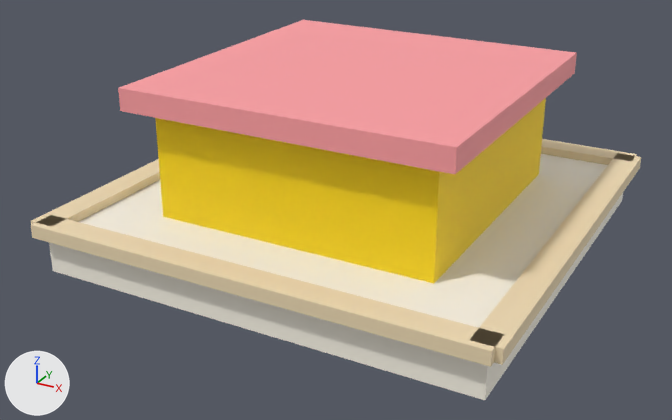
Two versions of the glTF model public/models/city.start_station.glb, one commit apart.
One viewpoint serves both versions: a camera (50 mm lens) standing at (1.84, -3.59, 1.89) and looking at (-0.05, -0.15, 0.16). Arrows for +X, +Y and +Z are at lower left; the lights stay in place. The first picture is the older version.

Objects in the first picture: 'city.start_station'.
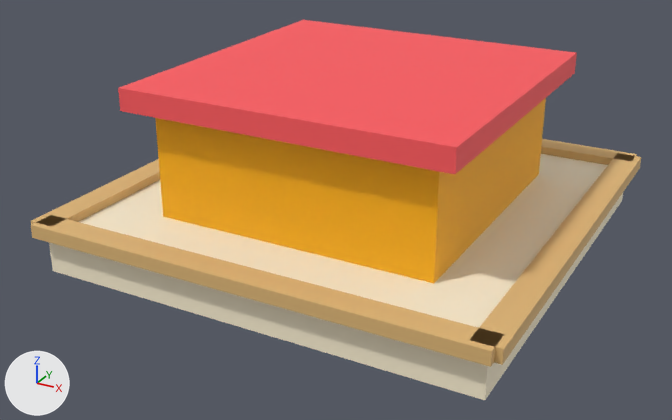
Scene script edits in JSON lines:
```json
{"op": "set", "path": "mat_ringedge.base_color", "old": "(0.878, 0.722, 0.471)", "new": "(0.745, 0.479, 0.188)", "note": "beige #f1ddb7 -> beige #e0b878"}
{"op": "set", "path": "mat_accentsecondary.base_color", "old": "(1.0, 0.706, 0.0)", "new": "(1.0, 0.456, 0.0)", "note": "yellow #ffdb00 -> yellow #ffb400"}
{"op": "set", "path": "mat_accentprimary.base_color", "old": "(1.0, 0.353, 0.373)", "new": "(1.0, 0.102, 0.114)", "note": "pink #ffa0a4 -> red #ff5a5f"}
```

Location of each change, (x1, y1, x2, y2) in pixels of the pictures (672 x 420 px):
```json
{"object": "city.start_station", "change": "recoloured", "before": [31, 20, 641, 400], "after": [31, 20, 641, 400]}
```
